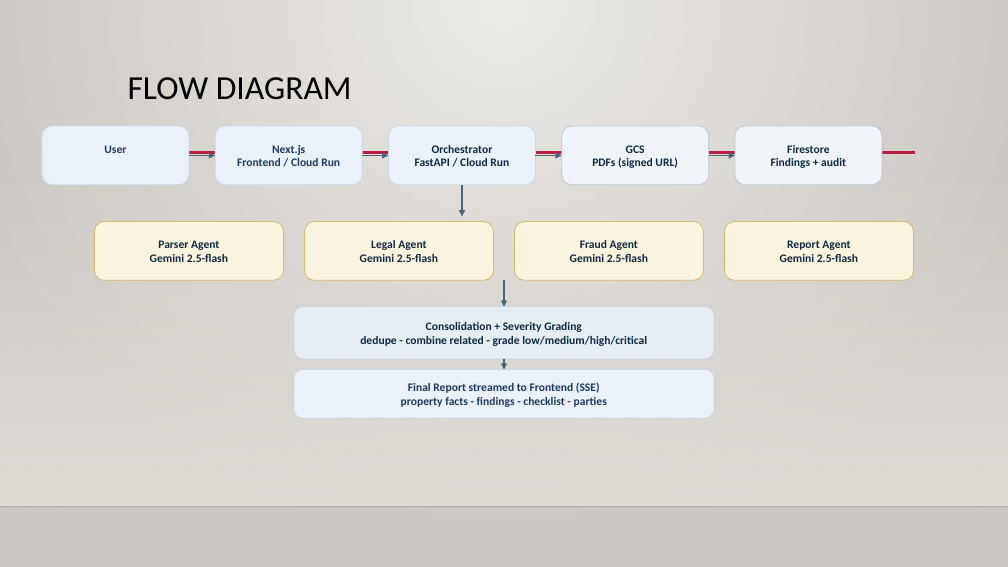
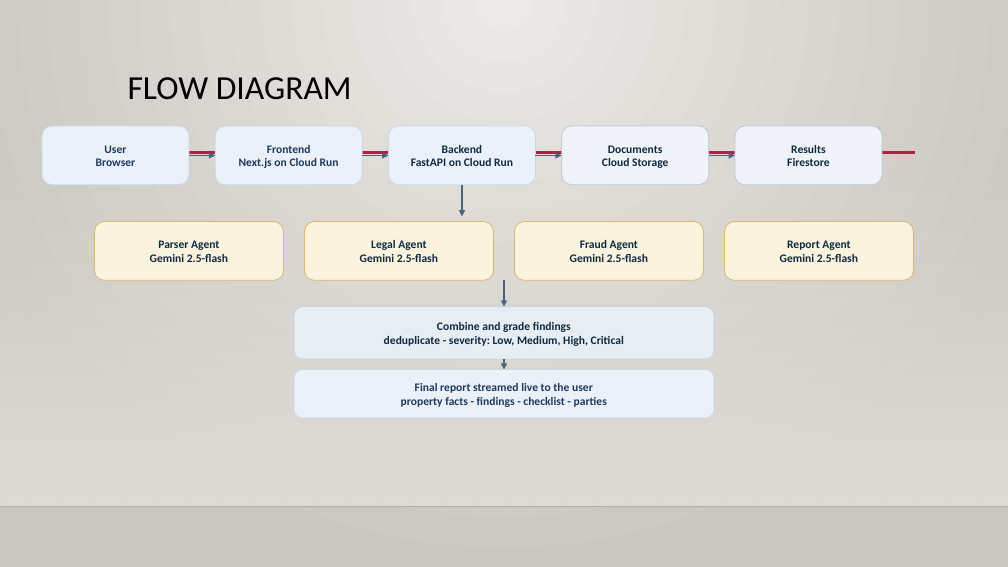
Before and after one commit to abhi88000/land-fraud-detection, a slide deck: slide 6 of docs/deck/Landshield-Deck.pptx. Drawn at 1008x567 pixels with LibreOffice and Linux fonts; fonts in the diff are those of the drawing; background and template pictures are left out. Boxes give left, top, right and bottom in pixels: in the first picture for what was removed or moved away, otherwise in the second. Text is boxed around its words. In the diff, an @@ line names an element or a change of style, - is before the commit and + after.

```diff
--- a/docs/deck/Landshield-Deck.pptx
+++ b/docs/deck/Landshield-Deck.pptx
@@ text in rounded rectangle at bbox=[239, 145, 339, 168]: text changed @@
-Next.js
-Frontend / Cloud Run
+Frontend
+Next.js on Cloud Run
@@ text in rounded rectangle at bbox=[411, 145, 513, 166]: text changed @@
-Orchestrator
-FastAPI / Cloud Run
+Backend
+FastAPI on Cloud Run
@@ text in rounded rectangle at bbox=[602, 145, 668, 168]: text changed @@
-GCS
-PDFs (signed URL)
+Documents
+Cloud Storage
@@ text in rounded rectangle at bbox=[791, 145, 825, 153]: paragraph added @@
+Results
@@ text in rounded rectangle at bbox=[96, 158, 136, 166]: paragraph added @@
+Browser
@@ text in rounded rectangle at bbox=[771, 158, 846, 168]: paragraph removed @@
-Findings + audit
@@ text in rounded rectangle at bbox=[384, 322, 624, 346]: text changed @@
-Consolidation + Severity Grading
-dedupe - combine related - grade low/medium/high/critical
+Combine and grade findings
+deduplicate - severity: Low, Medium, High, Critical
@@ text in rounded rectangle at bbox=[415, 383, 593, 393]: text changed @@
-Final Report streamed to Frontend (SSE)
+Final report streamed live to the user
```
Also in this commit, not shown: 9 other slides changed, 1 other file.
